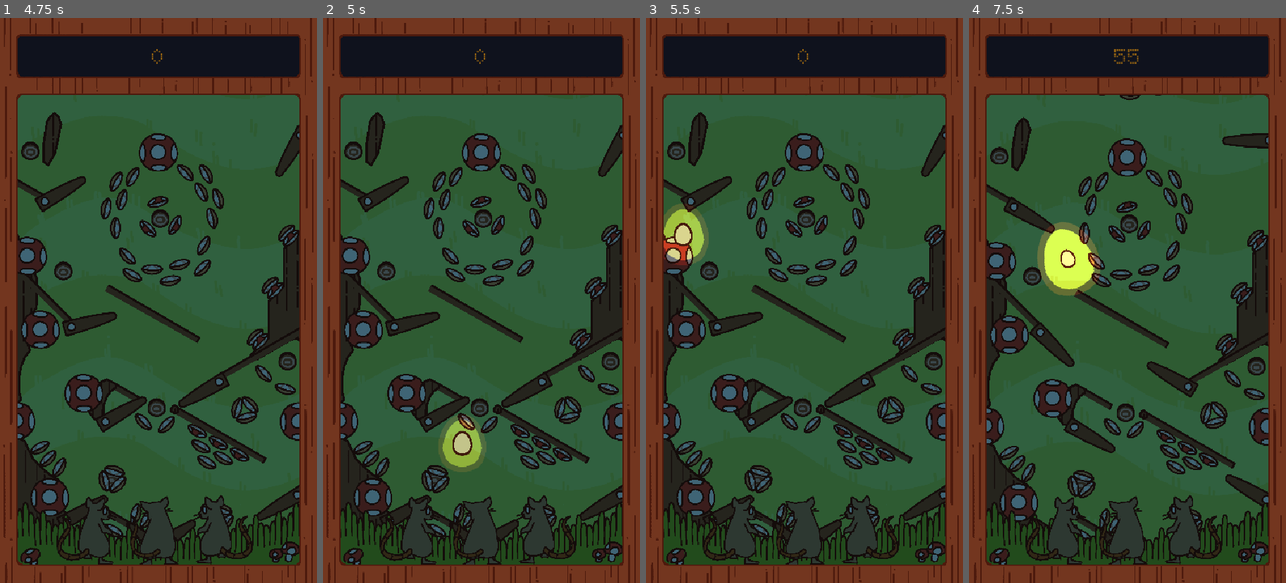
Above: before the commit, frames 1-4 (left to right).
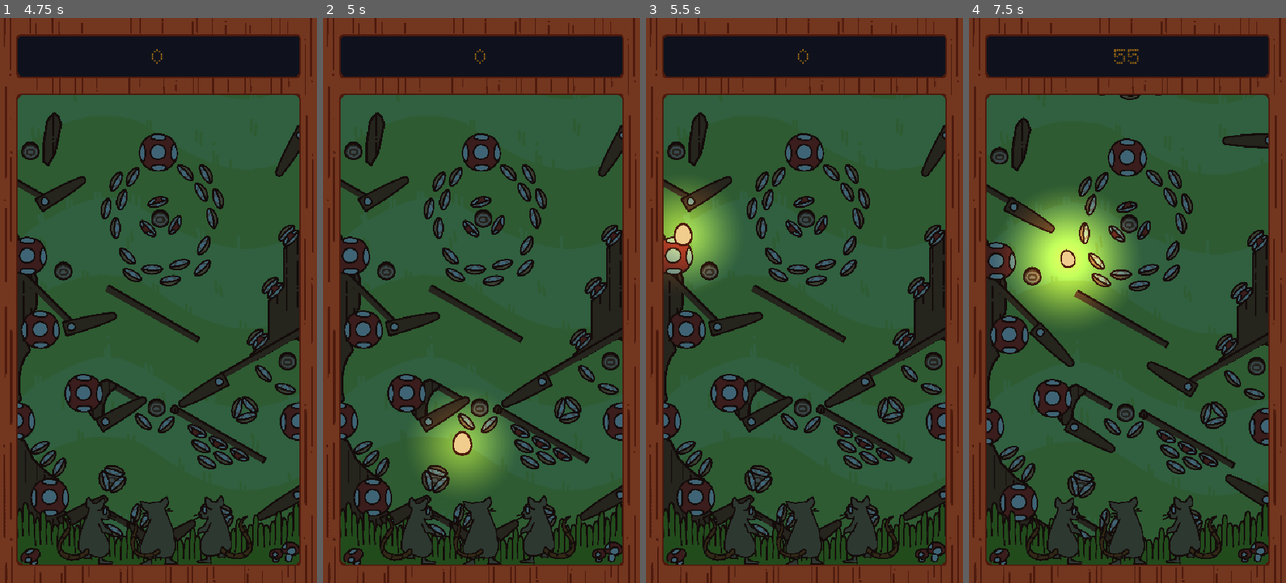
Above: after the commit, the same moments.

Repository: Lilacqualia/gjtnp-gjenp
Game: Godot game, scene res://scenes/conductor.tscn
Same seed, same stepped clock (60 frames per second), same inputs: the game is played once before the commit and once after it.
Inputs:
- Up to frame 1 (4.75 s): tap Enter at 0.5 s; hold D (Right Flipper) 0.53-1.28 s; hold Space (Start Game) 0.53-1.28 s; hold A (Left Flipper) 1.28-2.03 s; tap Space (Start Game) at 1.35, 2.85, 3.5, 4.35 s; hold Space (Start Game) 2.03-2.78 s; hold D (Right Flipper) 2.03-3.53 s; hold Space (Start Game) 3.53-4.28 s; hold A (Left Flipper) from 3.53 s (still down)
- Up to frame 2 (5 s): keep holding A (Left Flipper)
- Up to frame 3 (5.5 s): keep holding A (Left Flipper); hold Space (Start Game) from 5.03 s (still down)
- Up to frame 4 (7.5 s): release A (Left Flipper) at 5.78 s; release Space (Start Game) at 5.78 s; hold D (Right Flipper) from 5.78 s (still down); tap Space (Start Game) at 5.85, 7.35 s; hold Space (Start Game) 6.53-7.28 s

Frame 1 is identical in both runs. In frame 2, 2.3% of the frame differs, in the area x 30-58%, y 67-83%; in frame 3, 2.1%; in frame 4, 5.9%, in the area x 11-51%, y 31-54%.

Commit message:
Egg has gradient light, not affected by it or canvas modulation.

Diff:
--- a/src/scenes/pinball.tscn
+++ b/src/scenes/pinball.tscn
@@ -20,6 +20,21 @@
 [sub_resource type="PhysicsMaterial" id="PhysicsMaterial_crkxl"]
 bounce = 0.1
 
+[sub_resource type="Gradient" id="Gradient_mqqhf"]
+interpolation_mode = 2
+colors = PackedColorArray(1, 1, 1, 1, 0, 0, 0, 1)
+
+[sub_resource type="GradientTexture2D" id="GradientTexture2D_edg4w"]
+gradient = SubResource("Gradient_mqqhf")
+width = 256
+height = 256
+fill = 1
+fill_from = Vector2(0.5, 0.5)
+fill_to = Vector2(0.5, 0)
+
+[sub_resource type="CanvasItemMaterial" id="CanvasItemMaterial_mqqhf"]
+light_mode = 1
+
 [sub_resource type="AudioStreamWAV" id="AudioStreamWAV_5eq27"]
 data = PackedByteArray("cW9hZgABJK4CAKxEFAAQKAAAAAAAAAAAAAAAAOAAQAAAAAAAAAAAAAAAAADgAEAAbcgEgEgEgEFtyASASASAQRWQAAIAAAA …(80655 unchanged characters)…
 format = 3
@@ -37,8 +52,7 @@
 
 [node name="PointLight2D" type="PointLight2D" parent="." unique_id=1442913803]
 color = Color(1, 1, 0.48235294, 1)
-shadow_enabled = true
-texture = ExtResource("16_mqqhf")
+texture = SubResource("GradientTexture2D_edg4w")
 
 [node name="CollisionPolygon2D" type="CollisionPolygon2D" parent="." unique_id=239119760]
 scale = Vector2(3.7795277, 3.7795277)
@@ -52,9 +66,16 @@
 polygon = PackedVector2Array(3.4395833, 0.5291667, 3.4218252, 0.8808441, 3.3697033, 1.2223628, 3.2849464, 1.5519936, 3. …(1466 unchanged characters)…
 
 [node name="Sprite2D" type="Sprite2D" parent="." unique_id=2141157048]
+material = SubResource("CanvasItemMaterial_mqqhf")
 scale = Vector2(0.25, 0.25)
 texture = ExtResource("2_7us4m")
 hframes = 3
+
+[node name="PointLight2D" type="PointLight2D" parent="Sprite2D" unique_id=868824590]
+range_layer_min = 3
+range_layer_max = 1
+shadow_enabled = true
+texture = ExtResource("16_mqqhf")
 
 [node name="Camera2D" type="Camera2D" parent="." unique_id=308900935]
 zoom = Vector2(0.75, 0.75)
